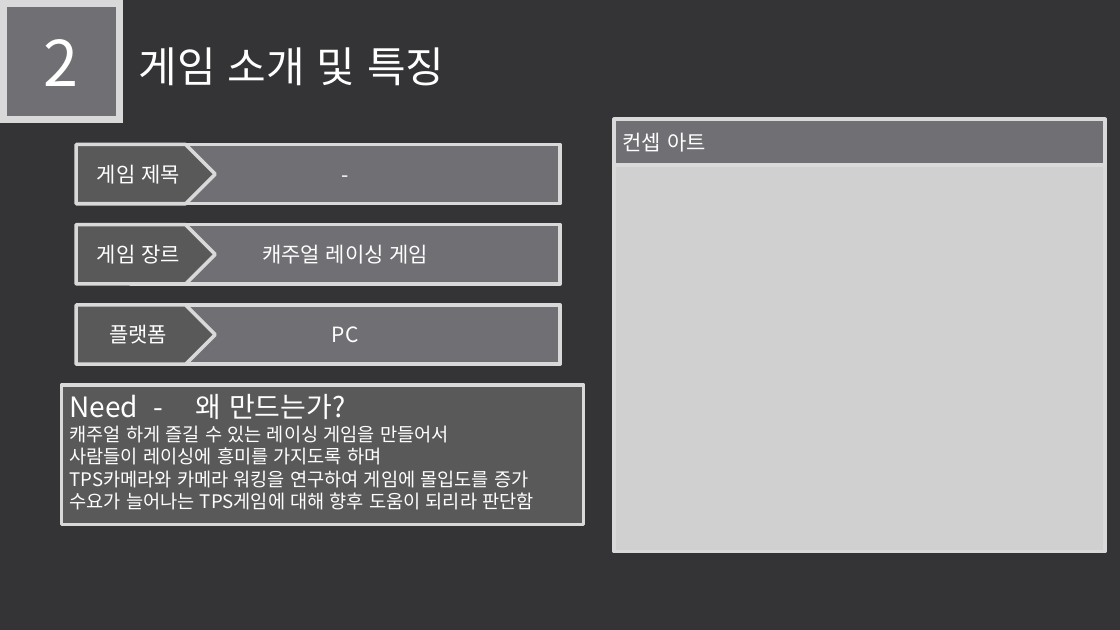
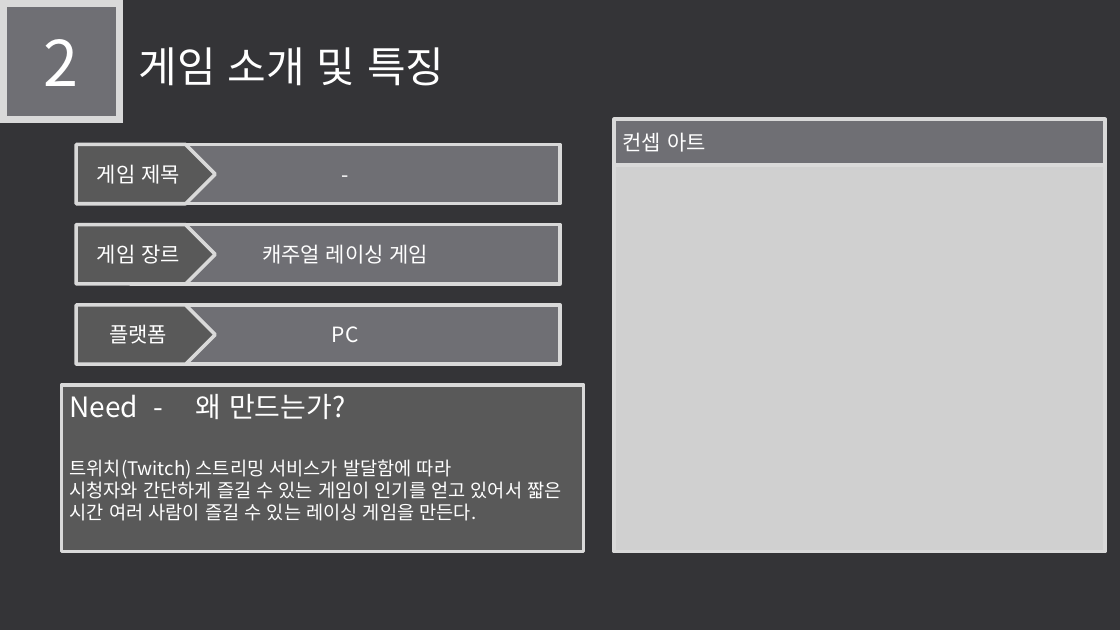
Before and after one commit to LEGO0937/Our_Project, a slide deck: slide 5 of 기획단계/졸작 제안서_α.pptx. Drawn at 1120x630 pixels with LibreOffice and Linux fonts; fonts in the diff are those of the drawing; grey boxes stand for pictures. Boxes give left, top, right and bottom in pixels: in the first picture for what was removed or moved away, otherwise in the second. Text is boxed around its words. In the diff, an @@ line names an element or a change of style, - is before the commit and + after.

```diff
--- a/기획단계/졸작 제안서_α.pptx
+++ b/기획단계/졸작 제안서_α.pptx
@@ rectangle "Need - 왜 만드는가?": place and size @@
-rectangle "Need - 왜 만드는가?" at bbox=[61, 385, 584, 524]
+rectangle "Need - 왜 만드는가?" at bbox=[61, 385, 584, 551]
@@ text in rectangle at bbox=[70, 459, 561, 521]: text changed @@
-캐주얼 하게 즐길 수 있는 레이싱 게임을 만들어서
-사람들이 레이싱에 흥미를 가지도록 하며
-TPS카메라와 카메라 워킹을 연구하여 게임에 몰입도를 증가
-수요가 늘어나는 TPS게임에 대해 향후 도움이 되리라 판단함
+트위치(Twitch) 스트리밍 서비스가 발달함에 따라
+시청자와 간단하게 즐길 수 있는 게임이 인기를 얻고 있어서 짧은 시간 여러 사람이 즐길 수 있는 레이싱 게임을 만든다.
```
Also in this commit, not shown: 11 other slides changed, 1 slide added, 1 slide removed.
